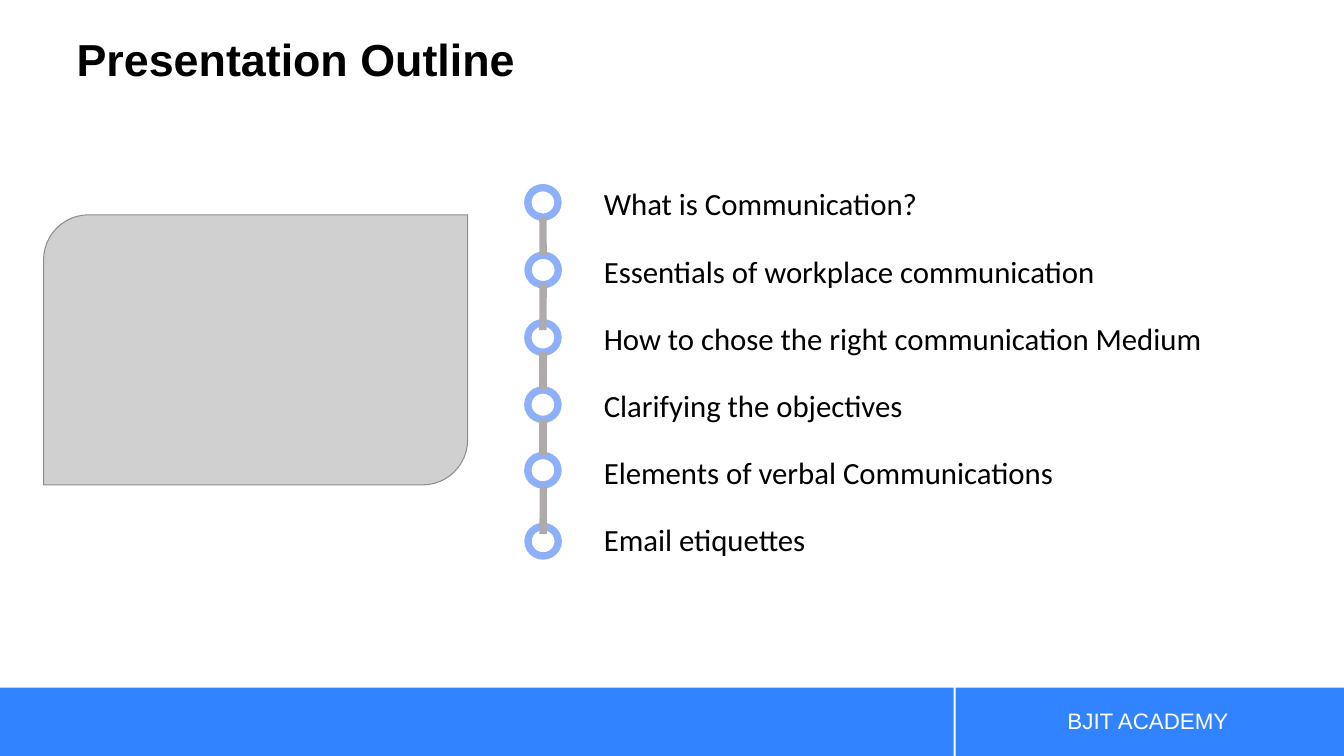
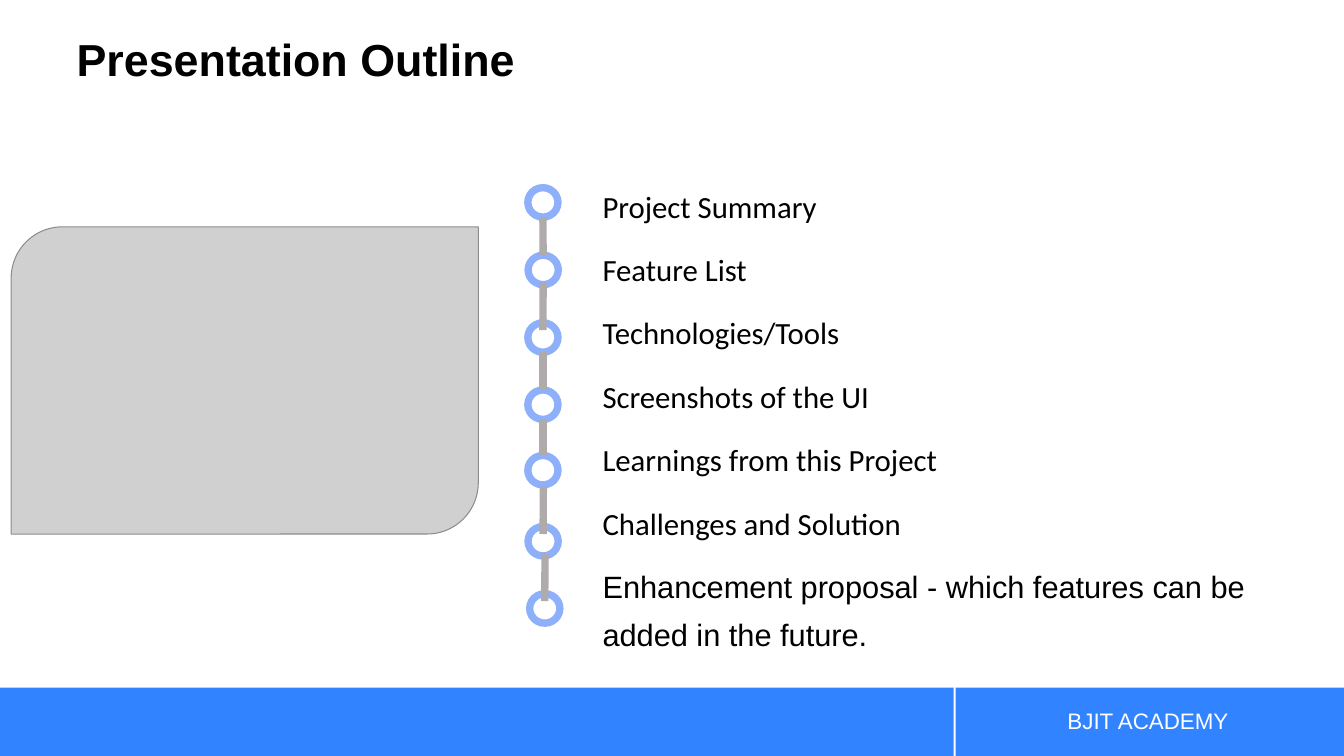
Before and after one commit to taslimbjit/TMS, a slide deck: slide 2 of TMS.pptx. Drawn at 1344x756 pixels with LibreOffice and Linux fonts; fonts in the diff are those of the drawing; grey boxes stand for pictures. Boxes give left, top, right and bottom in pixels: in the first picture for what was removed or moved away, otherwise in the second. Text is boxed around its words. In the diff, an @@ line names an element or a change of style, - is before the commit and + after.

```diff
--- a/TMS.pptx
+++ b/TMS.pptx
@@ text at bbox=[603, 197, 1245, 647]: text changed @@
-What is Communication?
-Essentials of workplace communication
-How to chose the right communication Medium
-Clarifying the objectives
-Elements of verbal Communications
-Email etiquettes
+Project Summary
+Feature List
+Technologies/Tools
+Screenshots of the UI
+Learnings from this Project
+Challenges and Solution
+Enhancement proposal - which features can be added in the future.
@@ picture: place and size @@
-picture at bbox=[43, 215, 468, 485]
+picture at bbox=[11, 227, 478, 534]
@@ line added from (545, 554) to (544, 601), #AFABAB 5.25 pt @@
@@ ellipse added at bbox=[529, 594, 560, 623], outline #8EAFF9 5.25 pt @@
```
Also in this commit, not shown: 3 other slides changed, 9 other files.
